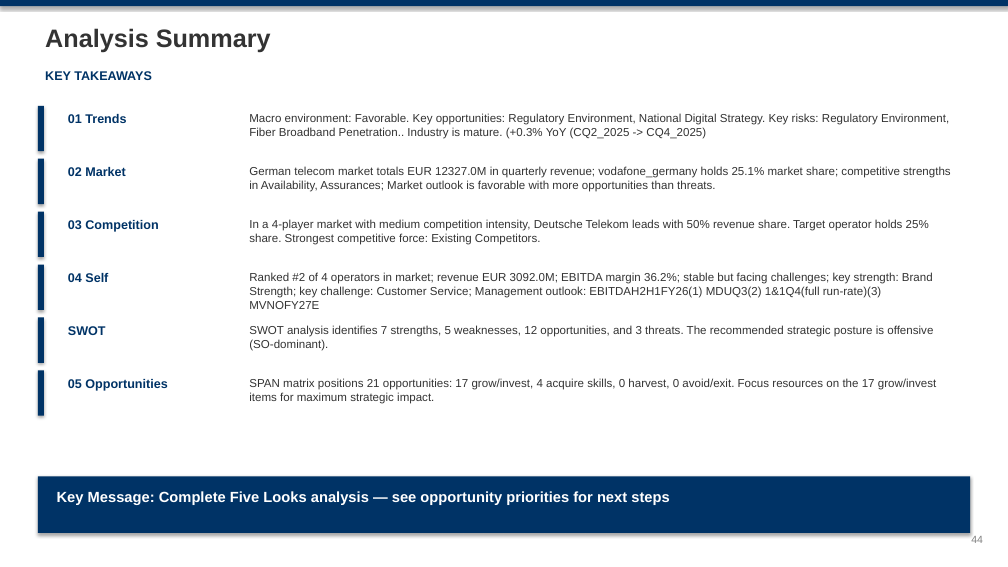
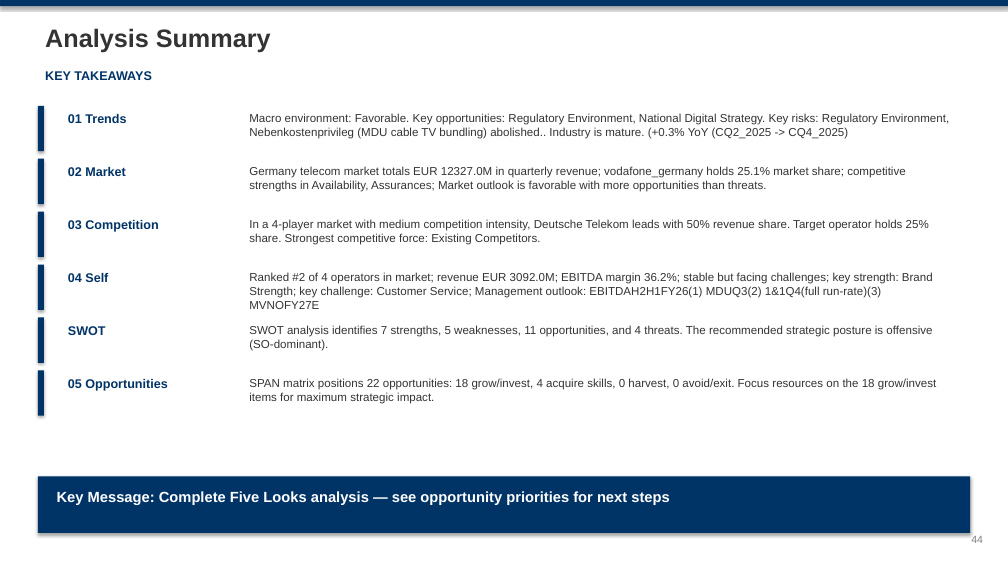
Before and after one commit to mypinseeker/BLM-Financial-Report-Analysis, a slide deck: slide 44 of reports/germany/vodafone_germany/CQ4_2025/blm_vodafone_germany_analysis_cq4_2025.pptx. Drawn at 1008x567 pixels with LibreOffice and Linux fonts; fonts in the diff are those of the drawing. Boxes give left, top, right and bottom in pixels: in the first picture for what was removed or moved away, otherwise in the second. Text is boxed around its words. In the diff, an @@ line names an element or a change of style, - is before the commit and + after.

```diff
--- a/reports/germany/vodafone_germany/CQ4_2025/blm_vodafone_germany_analysis_cq4_2025.pptx
+++ b/reports/germany/vodafone_germany/CQ4_2025/blm_vodafone_germany_analysis_cq4_2025.pptx
@@ text at (249, 113, 949, 139): text changed @@
-Macro environment: Favorable. Key opportunities: Regulatory Environment, National Digital Strategy. Key risks: Regulatory Environment, Fiber Broadband Penetration.. Industry is mature. (+0.3% YoY (CQ2_2025 -> CQ4_2025)
+Macro environment: Favorable. Key opportunities: Regulatory Environment, National Digital Strategy. Key risks: Regulatory Environment, Nebenkostenprivileg (MDU cable TV bundling) abolished.. Industry is mature. (+0.3% YoY (CQ2_2025 -> CQ4_2025)
@@ text at (249, 166, 906, 192): text changed @@
-German telecom market totals EUR 12327.0M in quarterly revenue; vodafone_germany holds 25.1% market share; competitive strengths in Availability, Assurances; Market outlook is favorable with more opportunities than threats.
+Germany telecom market totals EUR 12327.0M in quarterly revenue; vodafone_germany holds 25.1% market share; competitive strengths in Availability, Assurances; Market outlook is favorable with more opportunities than threats.
@@ text at (249, 325, 932, 351): text changed @@
-SWOT analysis identifies 7 strengths, 5 weaknesses, 12 opportunities, and 3 threats. The recommended strategic posture is offensive (SO-dominant).
+SWOT analysis identifies 7 strengths, 5 weaknesses, 11 opportunities, and 4 threats. The recommended strategic posture is offensive (SO-dominant).
@@ text at (249, 378, 936, 404): text changed @@
-SPAN matrix positions 21 opportunities: 17 grow/invest, 4 acquire skills, 0 harvest, 0 avoid/exit. Focus resources on the 17 grow/invest items for maximum strategic impact.
+SPAN matrix positions 22 opportunities: 18 grow/invest, 4 acquire skills, 0 harvest, 0 avoid/exit. Focus resources on the 18 grow/invest items for maximum strategic impact.
```
Also in this commit, not shown: 12 other slides changed, 15 other files.
